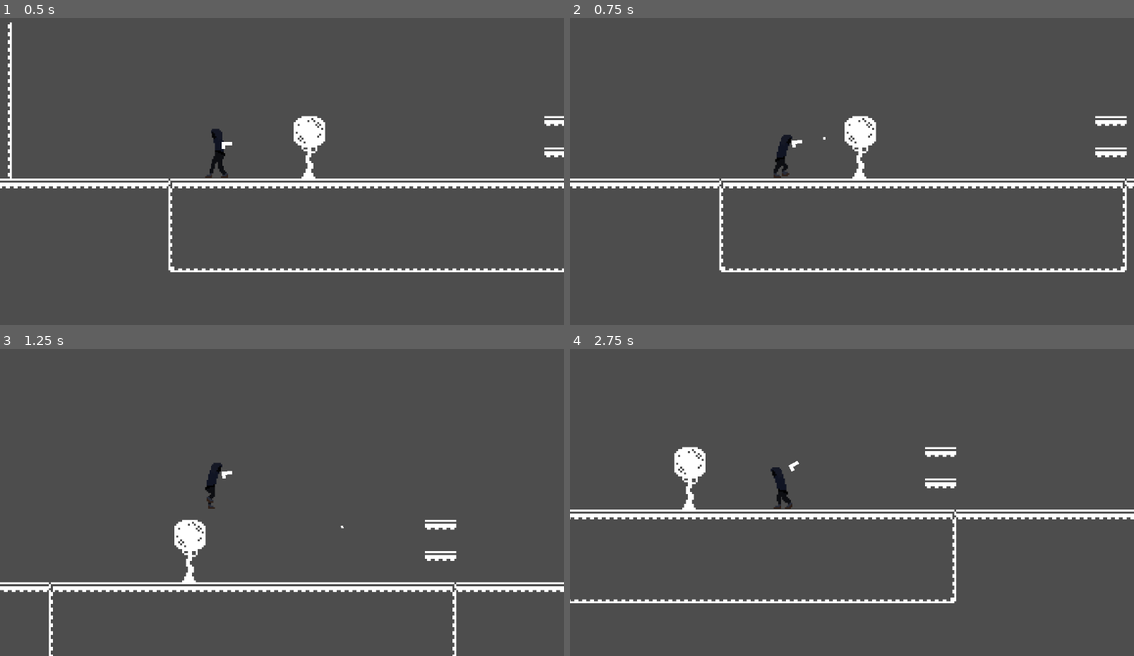
Above: before the commit, frames 1-4 (two rows, left to right).
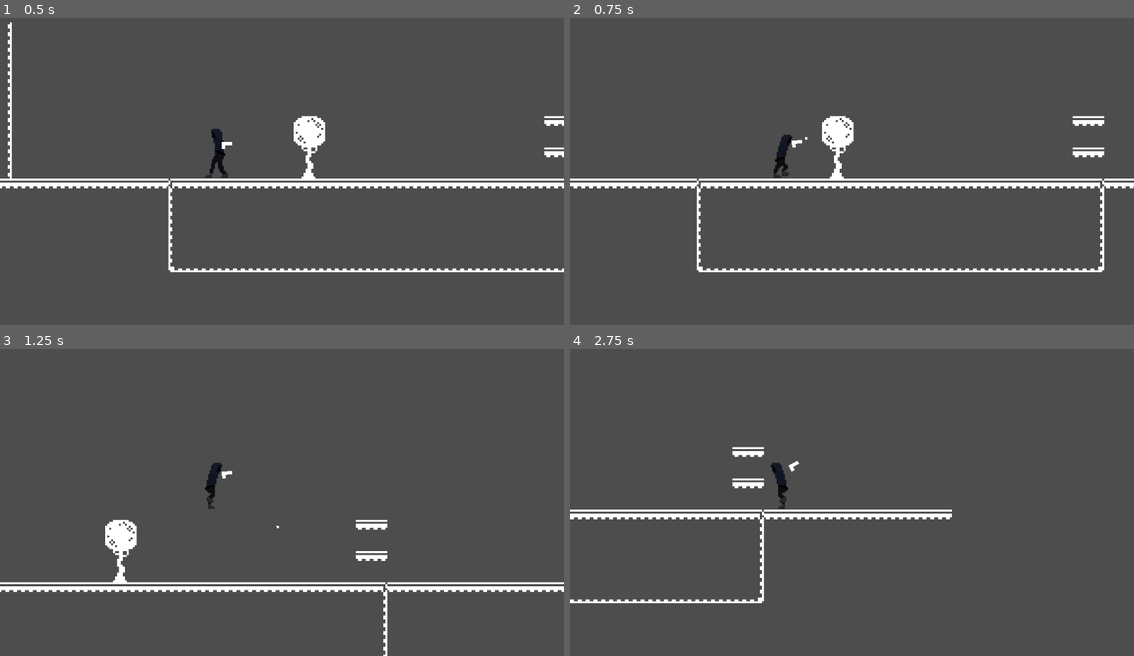
Above: after the commit, the same moments.

Repository: CarsonDecker24/2D-Platformer
Game: Godot game, scene res://level_1.tscn
Two runs of this game, one before a commit and one after it. Both use one fixed random seed, a clock stepped at 60 frames per second and the inputs below.
Inputs (mouse positions are in pixels of both pictures, inside the frame that each line leads up to):
- Up to frame 1 (0.5 s): no input
- Up to frame 2 (0.75 s): tap Enter at 0.5 s; move the mouse to (976, 150) at 0.52 s; hold D (move_right) from 0.53 s (still down); click (976, 150) at 0.6 s
- Up to frame 3 (1.25 s): keep holding D (move_right); tap W (jump) at 0.77 s
- Up to frame 4 (2.75 s): move the mouse to (739, 514) at 1.27 s; tap Shift (shift) at 1.35 s; tap W (jump) at 1.52 s; move the mouse to (908, 428) at 2.02 s; release D (move_right) at 2.03 s; hold A (move_left) from 2.03 s (still down); click (908, 428) at 2.1 s

Frame 1 is identical in both runs. In frame 2, 2.7% of the frame differs, in the area x 0-100%, y 31-83%; in frame 3, 2.6%; in frame 4, 3.5%.

Commit message:
Update Player.gd

Diff:
--- a/Player.gd
+++ b/Player.gd
@@ -2,8 +2,8 @@
 
 const SPEED = 150.0
 const JUMP_VELOCITY = -300.0
-const ACCEL = 1.0
-const FRICTION = 1.0
+const ACCEL = 25.0
+const FRICTION = 25.0
 
 const bulletPath = preload("res://bullet.tscn")
 
@@ -24,8 +24,10 @@
 func _ready():
 	pivot = get_node("Pivot")
 	weapon_sprite = get_node("Pivot/Sprite2D")
+	direction = 0
 
 func _process(delta):
+	# Get the input direction and handle the movement/deceleration.
 	direction = Input.get_axis("move_left", "move_right")
 
 	_aim()
@@ -34,32 +36,18 @@
 		_shoot()
 
 func _physics_process(delta):
+	#Lateral Movement
+	if direction != 0:
+		_accelerate(direction)
+	else:
+		_friction()
 
-
-	# Handle Jump.
+	#Handle Jump.
 	if Input.is_action_just_pressed("jump") and is_on_floor():
 		_jump()
 
-	# Get the input direction and handle the movement/deceleration.
-	# As good practice, you should replace UI actions with custom gameplay actions.
-	direction = Input.get_axis("move_left", "move_right")
-
-	if direction and activemovespeed<100 and activemovespeed>-100:
-		acceleration = direction * SPEED/10
-
-	activemovespeed=acceleration + activemovespeed
-	if acceleration>0:acceleration= acceleration -SPEED/20
-	if acceleration<0: acceleration = acceleration + SPEED/20
-	if activemovespeed<0: activemovespeed=activemovespeed+SPEED/20
-	if activemovespeed>0: activemovespeed=activemovespeed-SPEED/20
-
-	velocity.x=activemovespeed
-
-	if direction != 0:
-		facing = direction
-
-	# Add the gravity.
-	if not is_on_floor() and not (is_on_wall_only() and direction != 0):
+	# Add the gravity if not on floor & the player isn't wall sliding
+	if not is_on_floor() and not wall_sliding:
 		_gravity(delta)
 
 	if is_on_wall_only() and direction != 0:
@@ -77,11 +65,21 @@
 
 func _accelerate(dir):
 	#Accelerate in whatever direction the player is wanting to move.
-	velocity = velocity.move_toward(SPEED * dir, ACCEL)
+	#velocity = velocity.move_toward(Vector2(SPEED * dir, velocity.y), ACCEL)
+	if (velocity.x + ACCEL * dir) < -SPEED or (velocity.x + ACCEL * dir) > SPEED:
+		velocity.x = SPEED * dir
+	else:
+		velocity.x += ACCEL * dir
 
 func _friction():
 	#Add friction to the player
-	velocity = velocity.move_toward(Vector2.ZERO, FRICTION)
+	#velocity = velocity.move_toward(Vector2.ZERO, FRICTION)
+	if (velocity.x > 0 and (velocity.x - FRICTION) < 0) or (velocity.x < 0 and (velocity.x + FRICTION) > 0):
+		velocity.x = 0
+	elif velocity.x > 0:
+		velocity.x -= FRICTION
+	elif velocity.x < 0:
+		velocity.x += FRICTION
 
 func _gravity(delta):
 	#Apply gravity
@@ -102,7 +100,7 @@
 func _walljump():
 	#Wall jump
 	velocity.y = JUMP_VELOCITY
-	activemovespeed = -direction*SPEED/2
+	velocity.x = -direction*SPEED/2
 
 func _aim():
 	#Aim toward mouse position
